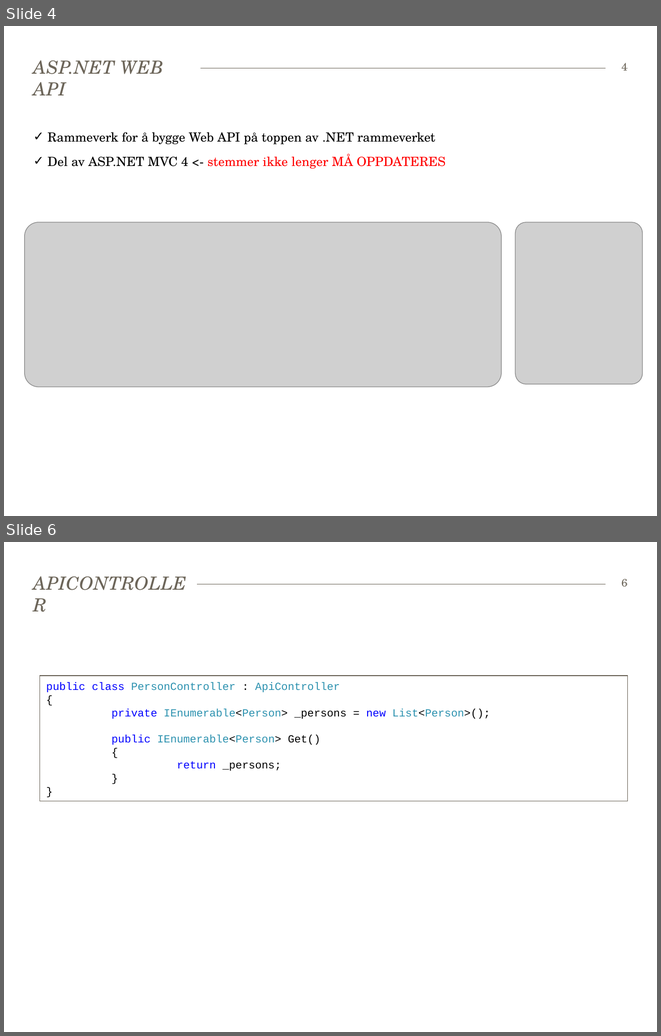
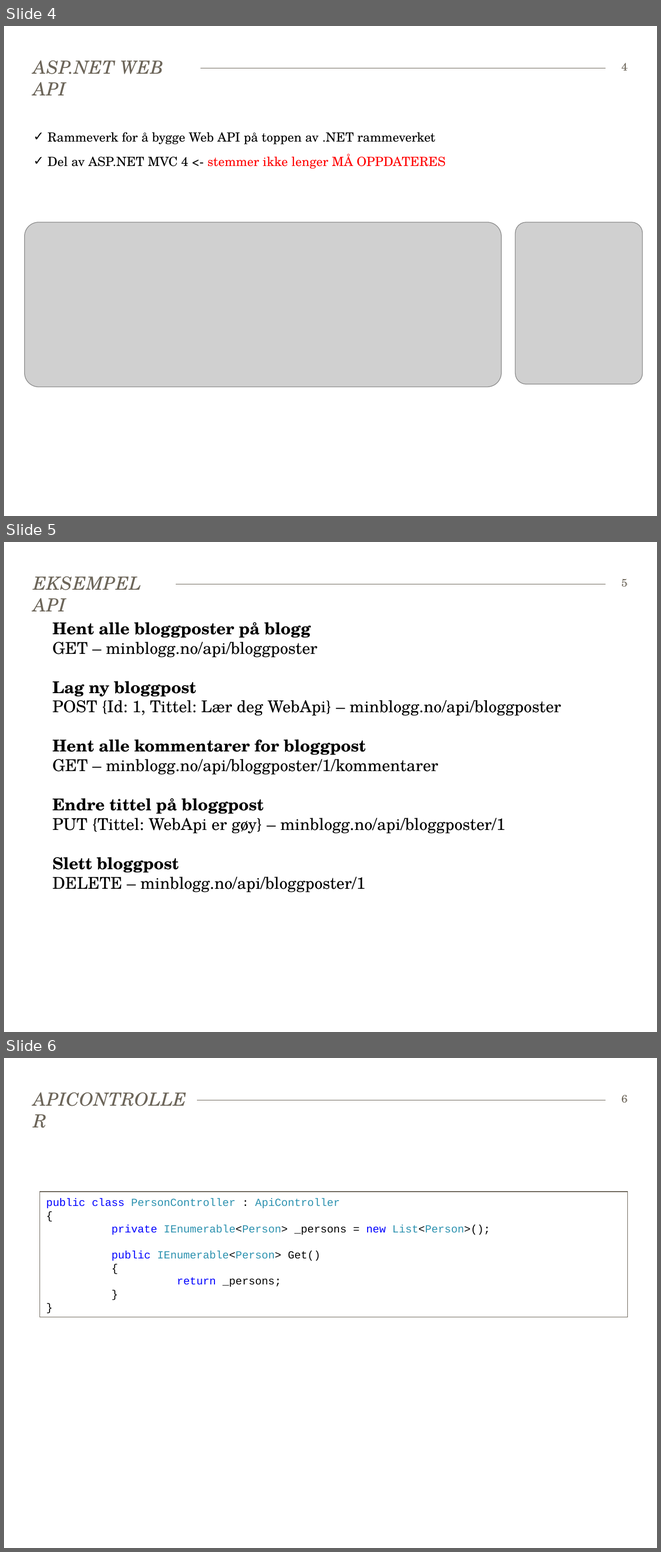
Before and after one commit to bekk/dotnetkurs, a slide deck: webapi/WebAPI.pptx. Shown one above the other, each under a label of ours: slides 4 and 6 before the commit, slides 4, 5 and 6 after it; the slides between them are not shown. The pictures are 661x1036 and 661x1552 pixels, drawn with LibreOffice and Linux fonts; fonts in the diff are those of the drawing; grey boxes stand for pictures. Boxes give left, top, right and bottom in pixels: in the first picture for what was removed or moved away, otherwise in the second. Text is boxed around its words. In the diff, an @@ line names an element or a change of style, - is before the commit and + after.

Commit message:
Oppdatert slide om eksempel api

```diff
--- a/webapi/WebAPI.pptx
+++ b/webapi/WebAPI.pptx
@@ slide 5 added at (4, 542, 657, 1032), background #FFFFFF; not listed: 1 template element that a slide beside it also shows @@
@@ title added at (34, 576, 141, 611), 20 pt, text #6C6559, italic @@
+EKSEMPEL API
@@ page number added at (621, 579, 627, 587), 12 pt, text #6C6559 @@
+5
@@ text added at (52, 622, 561, 892), 18 pt, text #000000 @@
+Hent alle bloggposter på blogg
+GET – minblogg.no/api/bloggposter
+Lag ny bloggpost
+POST {Id: 1, Tittel: Lær deg WebApi} – minblogg.no/api/bloggposter
+Hent alle kommentarer for bloggpost
+GET – minblogg.no/api/bloggposter/1/kommentarer
+Endre tittel på bloggpost
+PUT {Tittel: WebApi er gøy} – minblogg.no/api/bloggposter/1
+Slett bloggpost
+DELETE – minblogg.no/api/bloggposter/1
```
Also in this commit, not shown: 1 slide removed.
